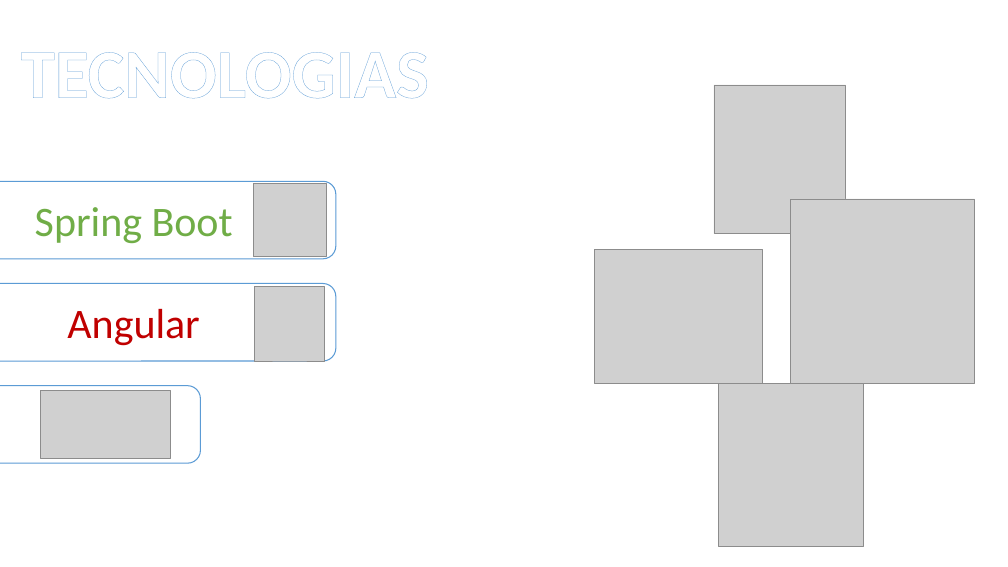
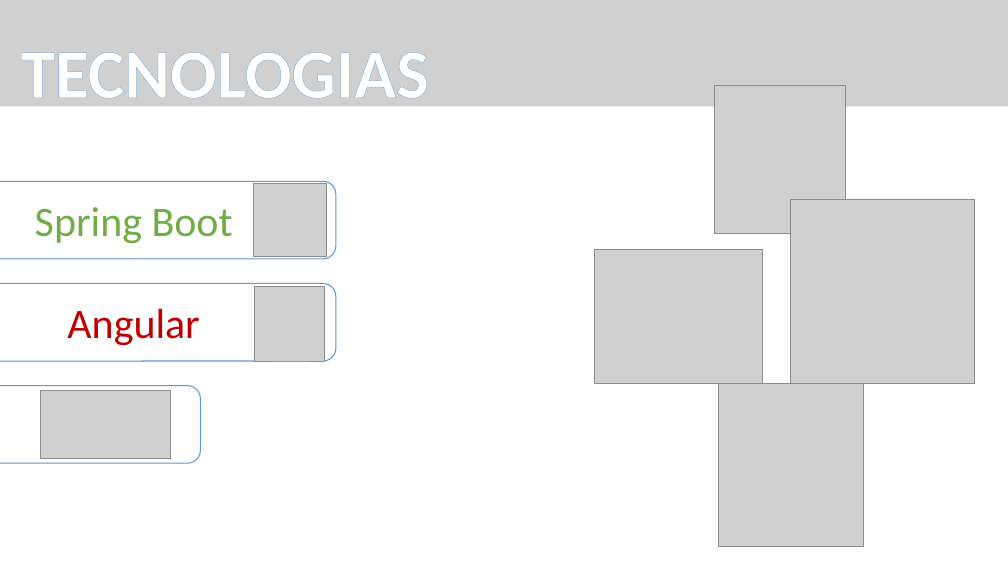
Before and after one commit to CBujeda/TFG-PROYECT-Nine_Image_Board, a slide deck: slide 4 of Documentation/presentación/NIB 0.1.1 - PRESENTATION .pptx (slide 3 before the commit). Drawn at 1008x567 pixels with LibreOffice and Linux fonts; fonts in the diff are those of the drawing; grey boxes stand for pictures. Boxes give left, top, right and bottom in pixels: in the first picture for what was removed or moved away, otherwise in the second. Text is boxed around its words. In the diff, an @@ line names an element or a change of style, - is before the commit and + after.

Commit message:
presentation upload

```diff
--- a/Documentation/presentación/NIB 0.1.1 - PRESENTATION .pptx
+++ b/Documentation/presentación/NIB 0.1.1 - PRESENTATION .pptx
@@ freeform shape added at (x1=0, y1=0, x2=1008, y2=98), fill #4472C4 @@
@@ picture added at (x1=0, y1=0, x2=1008, y2=107) @@
```
Also in this commit, not shown: 4 slides added, 1 slide removed.
